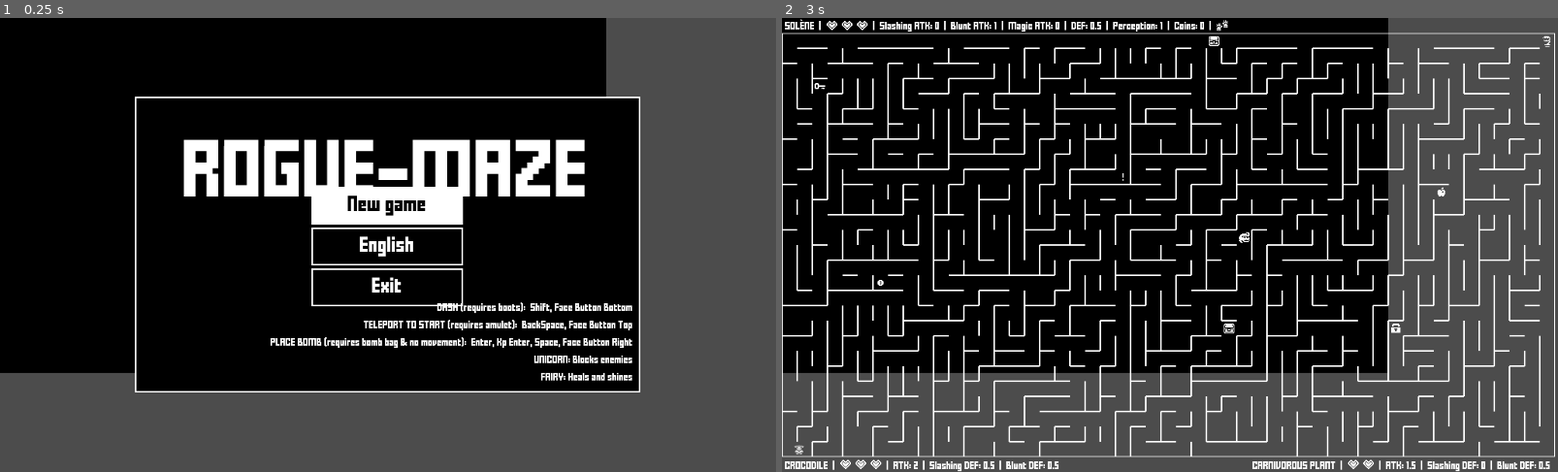
Above: before the commit, frames 1-2 (left to right).
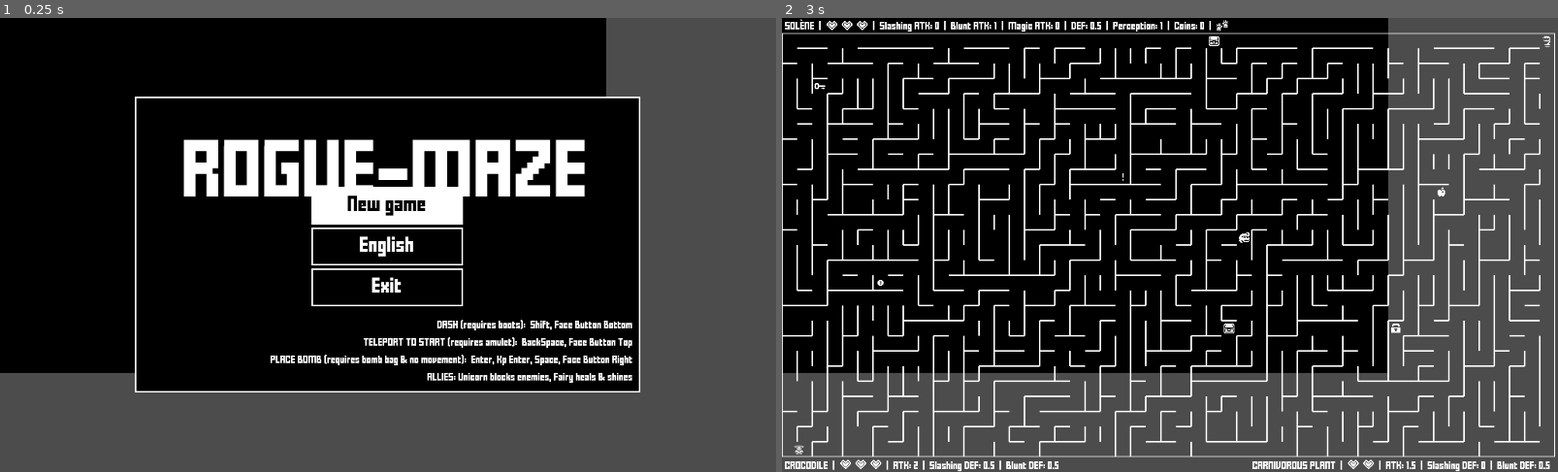
Above: after the commit, the same moments.

Repository: jGonzalezFernandez/rogue-maze
Game: Godot game, scene res://main/main.tscn
The game is run twice, just before and just after one commit, with the same random seed, the same clock (stepped at 60 frames per second) and the same inputs.
Inputs (mouse positions are in pixels of both pictures, inside the frame that each line leads up to):
- Up to frame 1 (0.25 s): no input
- Up to frame 2 (3 s): click "New game" at 0.5 s; click "New game" at 1.25 s; click "English" at 2 s; tap Enter (bomb) at 2.75 s; move the mouse to (1340, 222) at 2.77 s; hold Right (ui_right) from 2.78 s (still down); hold Enter (bomb) from 2.78 s (still down); click (1340, 222) at 2.92 s

The runs differ from the first frame. In frame 1, 2.1% of the frame differs, in the area x 34-82%, y 62-81%; in frame 2, nothing differs.

Commit message:
Allies description simplified

Diff:
--- a/gui_elements/popup/menu_popup.gd
+++ b/gui_elements/popup/menu_popup.gd
@@ -51,16 +51,11 @@
 	add_keybind("TELEPORT TO START (requires amulet)", "teleport")
 	add_keybind("PLACE BOMB (requires bomb bag & no movement)", "ui_accept")
 	add_child(keybinds_container)
-	var unicorn_desc = Label.new()
-	unicorn_desc.text = "UNICORN: Blocks enemies"
-	unicorn_desc.align = Label.ALIGN_RIGHT
-	unicorn_desc.theme = small_font_theme
-	keybinds_container.add_child(unicorn_desc)
-	var fairy_desc = Label.new()
-	fairy_desc.text = "FAIRY: Heals and shines"
-	fairy_desc.align = Label.ALIGN_RIGHT
-	fairy_desc.theme = small_font_theme
-	keybinds_container.add_child(fairy_desc)
+	var allies_desc = Label.new()
+	allies_desc.text = "ALLIES: Unicorn blocks enemies, Fairy heals & shines"
+	allies_desc.align = Label.ALIGN_RIGHT
+	allies_desc.theme = small_font_theme
+	keybinds_container.add_child(allies_desc)
 	keybinds_container.set_anchors_and_margins_preset(Control.PRESET_BOTTOM_RIGHT, 0, MIN_MARGIN)
 
 	new_game_button.connect("pressed", main, "on_new_game_button_pressed")
Binary file changed: gui_elements/translations/translations.en.translation
Binary file changed: gui_elements/translations/translations.es.translation
Binary file changed: gui_elements/translations/translations.fr.translation
